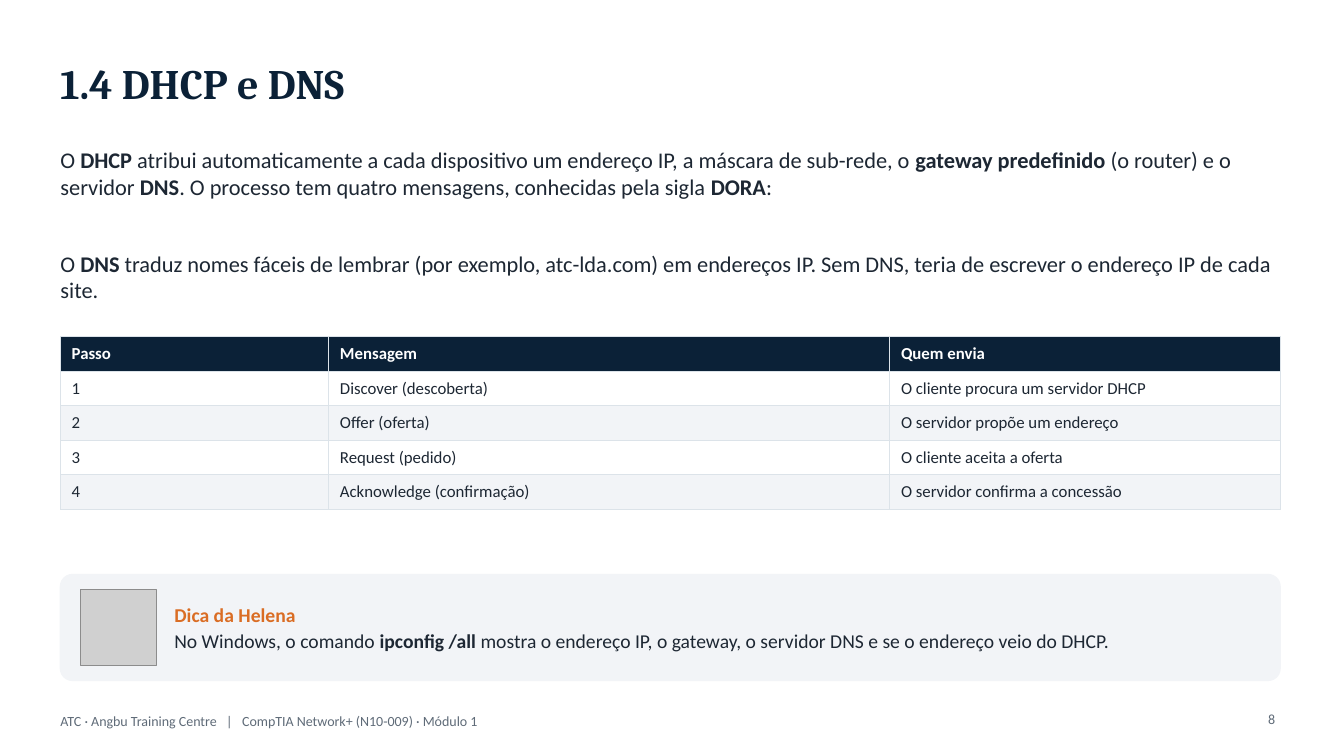
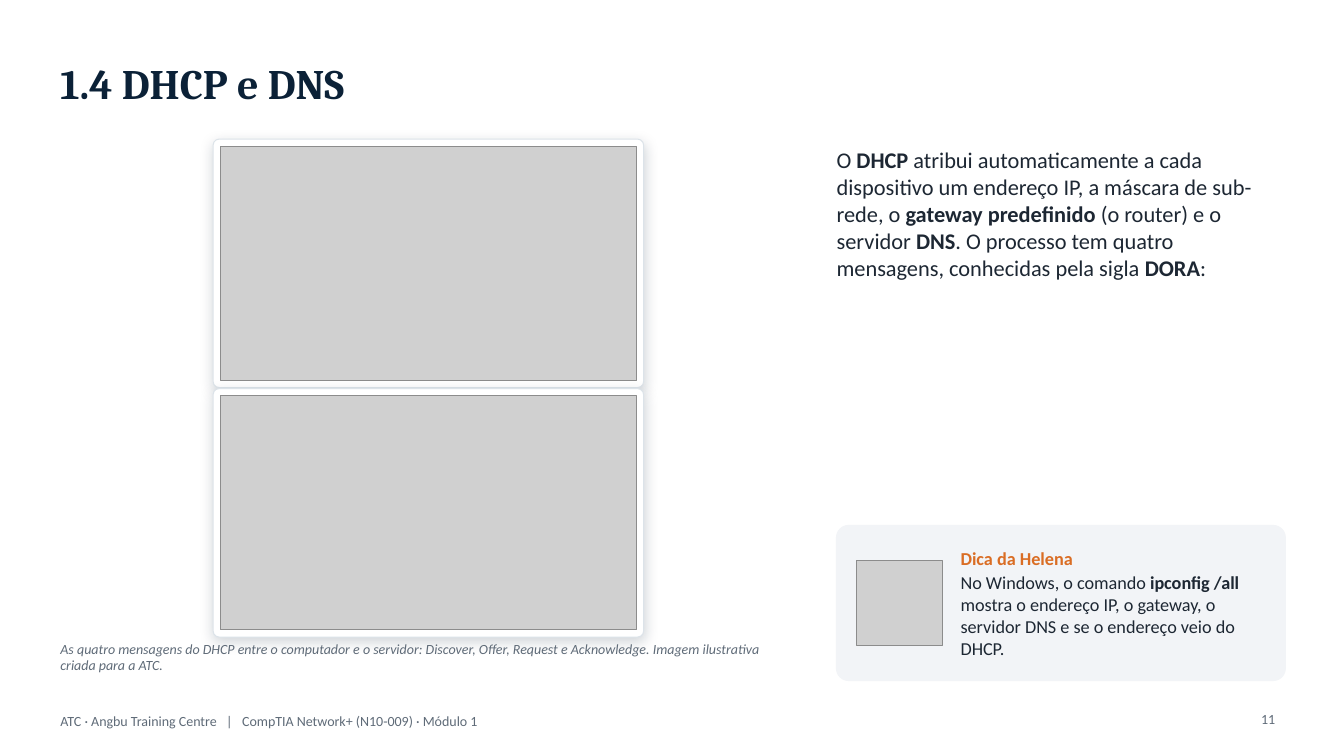
Before and after one commit to almeidaojose36/atc_lms, a slide deck: slide 11 of producao/apresentacoes/CompTIA_Network+_Modulo1.pptx (slide 8 before the commit). Drawn at 1344x756 pixels with LibreOffice and Linux fonts; fonts in the diff are those of the drawing; grey boxes stand for pictures; background and template pictures are left out. Boxes give left, top, right and bottom in pixels: in the first picture for what was removed or moved away, otherwise in the second. Text is boxed around its words. In the diff, an @@ line names an element or a change of style, - is before the commit and + after.

```diff
--- a/producao/apresentacoes/CompTIA_Network+_Modulo1.pptx
+++ b/producao/apresentacoes/CompTIA_Network+_Modulo1.pptx
@@ rounded rectangle added at (213,139,643,387), fill #FFFFFF, outline #DCE3E9 0.75 pt @@
@@ picture added at (220,146,636,381) @@
@@ text "O DHCP atribui automaticamente a ..." rewrapped from (60,152,1231,199) to (837,152,1251,280) @@
@@ text removed at (60,256,1270,298) @@
-O DNS traduz nomes fáceis de lembrar (por exemplo, atc-lda.com) em endereços IP. Sem DNS, teria de escrever o endereço IP de cada site.
@@ table removed at (60,337,1280,504), 5 rows, 3 columns @@
-Passo | Mensagem | Quem envia
-1 | Discover (descoberta) | O cliente procura um servidor DHCP
-2 | Offer (oferta) | O servidor propõe um endereço
-3 | Request (pedido) | O cliente aceita a oferta
-4 | Acknowledge (confirmação) | O servidor confirma a concessão
@@ rounded rectangle added at (213,388,643,636), fill #FFFFFF, outline #DCE3E9 0.75 pt @@
@@ picture added at (220,395,636,630) @@
@@ rounded rectangle added at (837,525,1286,681), fill #F2F4F7, outline #F2F4F7 1 pt @@
@@ text "Dica da Helena": place and size @@
-text "Dica da Helena" at (174,608,1108,652)
+text "Dica da Helena" at (961,552,1239,655)
@@ text "Dica da Helena" at (961,552,1239,655): size 14 to 13 pt @@
@@ picture: place and size @@
-picture at (81,590,156,665)
+picture at (857,561,943,646)
@@ rounded rectangle removed at (60,575,1280,681) @@
@@ text added at (60,644,760,673), 10 pt, text #5F6B78, italic @@
+As quatro mensagens do DHCP entre o computador e o servidor: Discover, Offer, Request e Acknowledge. Imagem ilustrativa criada para a ATC.
@@ page number at (1261,715,1275,724): text changed @@
-8
+11
```
Also in this commit, not shown: 5 other slides changed, 6 slides added, 27 other files.
